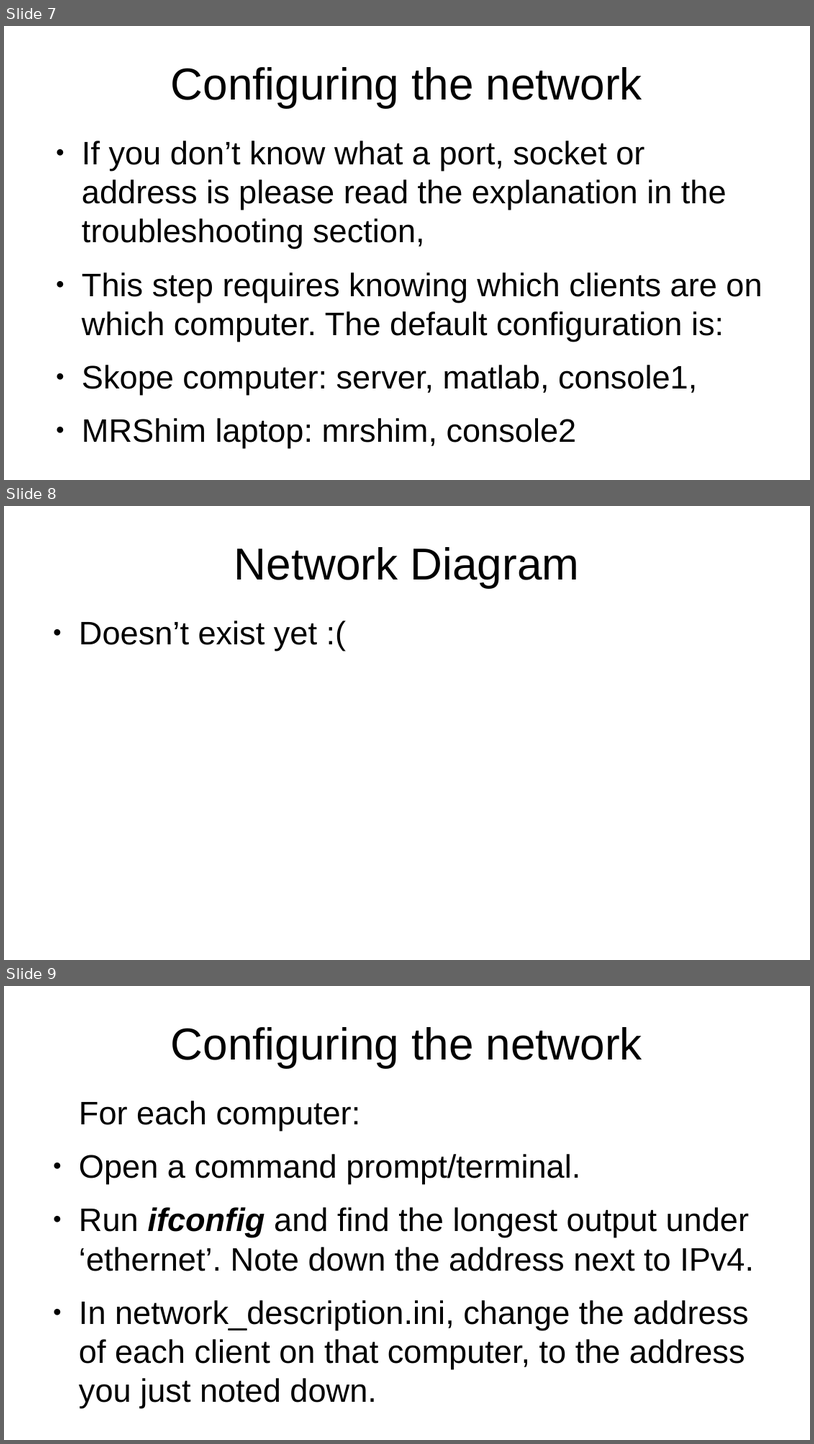
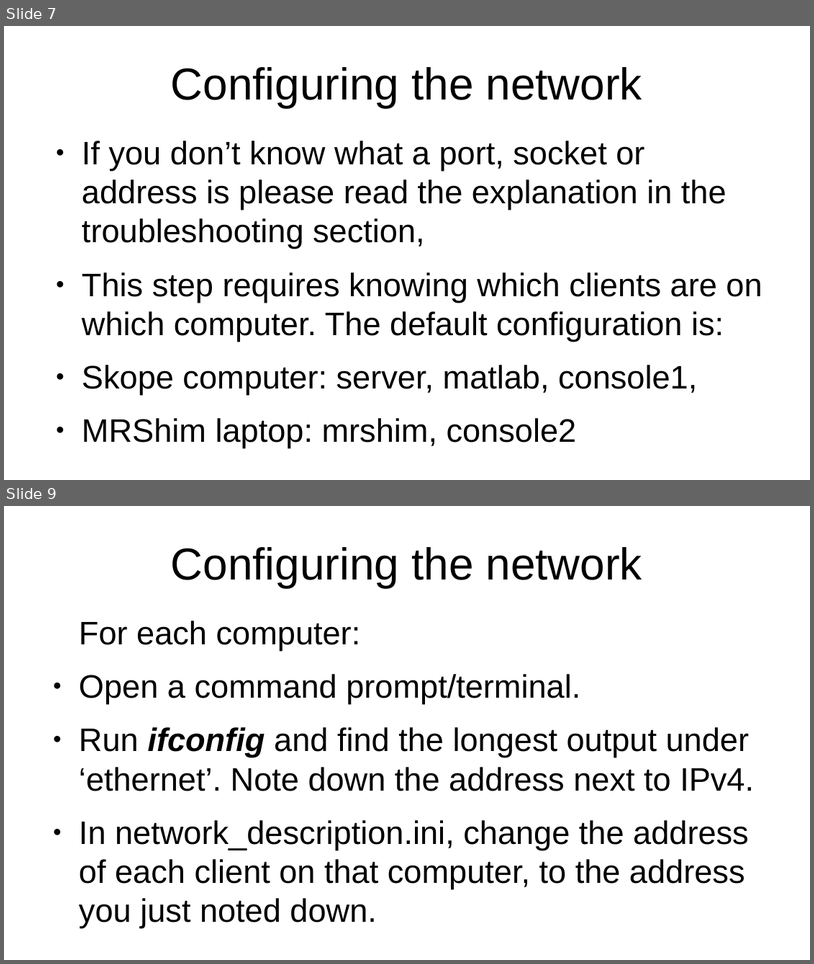
Before and after one commit to seventeenmagpie/skope-mrshim, a slide deck: shimmer/docs/user_guide_with_images.odp. Shown one above the other, each under a label of ours: slides 7, 8 and 9 before the commit, slides 7 and 9 after it; the slides between them are not shown. The pictures are 814x1444 and 814x964 pixels, drawn with LibreOffice and Linux fonts; fonts in the diff are those of the drawing. Boxes give left, top, right and bottom in pixels: in the first picture for what was removed or moved away, otherwise in the second. Text is boxed around its words. In the diff, an @@ line names an element or a change of style, - is before the commit and + after.

Commit message:
Final version before back in September  - Ran code through style enforcer,  - Added network diagram and file structure screenshot to powerpoint,    made various other edits,  - Tested code on MRShim laptop, fixed bugs, also fixed python control    examples,

```diff
--- a/shimmer/docs/user_guide_with_images.odp
+++ b/shimmer/docs/user_guide_with_images.odp
@@ slide 8 removed at [4, 506, 810, 960], background #FFFFFF @@
@@ title removed at [234, 547, 580, 587] @@
-Network Diagram
@@ text removed at [79, 620, 317, 651] @@
-● Doesn’t exist yet :(
```
Also in this commit, not shown: 12 slides changed, 1 slide added, 8 other files.
